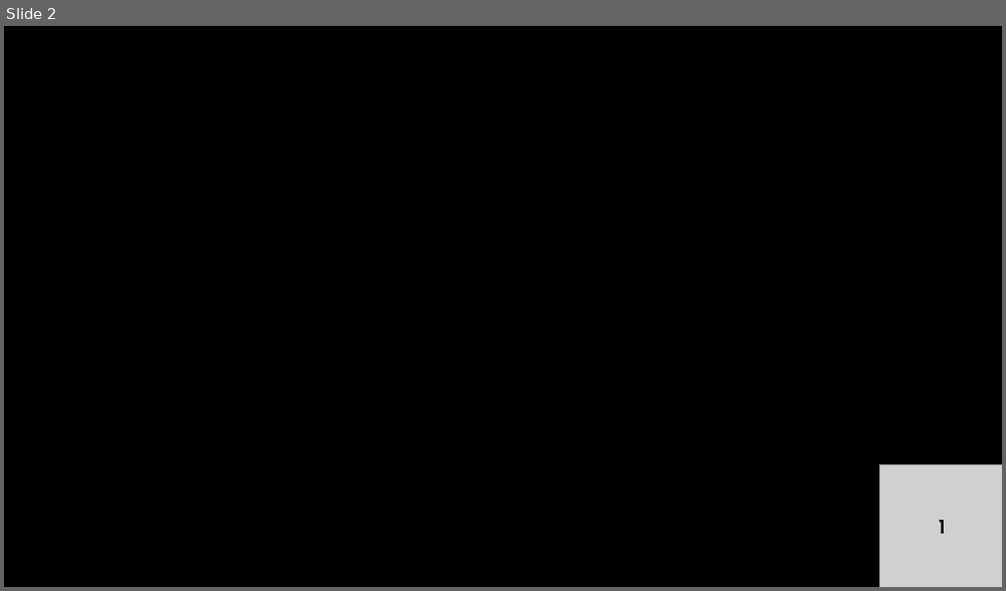
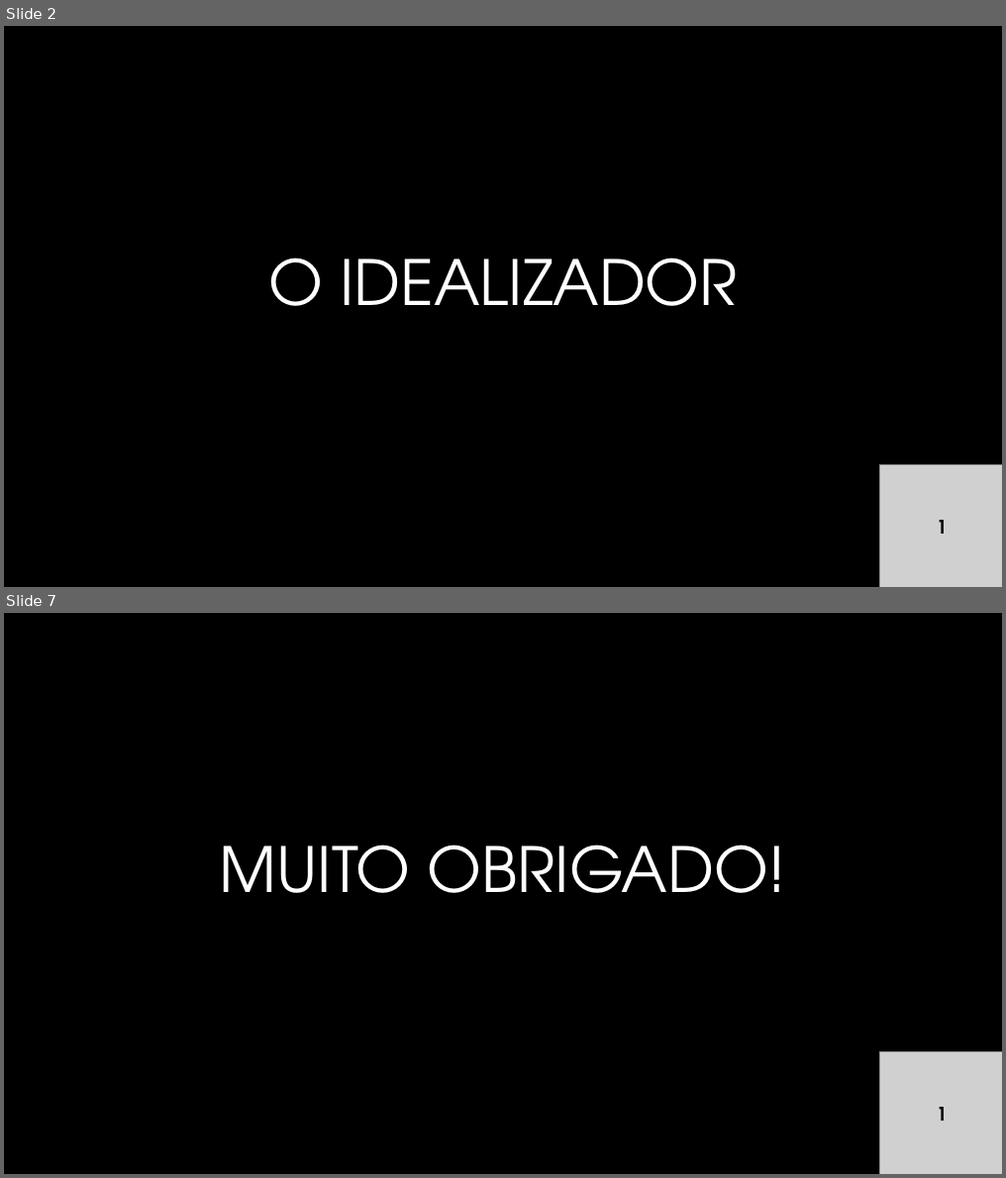
Before and after one commit to rafaelcavalieri/GalleryApp, a slide deck: docs/apresentação tcc.pptx. Shown one above the other, each under a label of ours: slide 2 before the commit, slides 2 and 7 after it; the slides between them are not shown. The pictures are 1006x591 and 1006x1178 pixels, drawn with LibreOffice and Linux fonts; fonts in the diff are those of the drawing; grey boxes stand for pictures; background and template pictures are left out. Boxes give left, top, right and bottom in pixels: in the first picture for what was removed or moved away, otherwise in the second. Text is boxed around its words. In the diff, an @@ line names an element or a change of style, - is before the commit and + after.

```diff
--- a/docs/apresentação tcc.pptx
+++ b/docs/apresentação tcc.pptx
@@ slide 7 added at [4, 613, 1002, 1174], background #000000 @@
@@ title added at [220, 845, 787, 893], 60 pt, text #FFFFFF @@
+MUITO OBRIGADO!
@@ picture added at [880, 1053, 1002, 1174] @@
@@ text added at [937, 1107, 947, 1121], 18 pt, text #000000, bold @@
+1
@@ slide 2 changed as well @@
@@ title added at [268, 258, 738, 306], 60 pt, text #FFFFFF @@
+O IDEALIZADOR
```
Also in this commit, not shown: 1 other slide changed, 4 other slides added, 2 other files.
